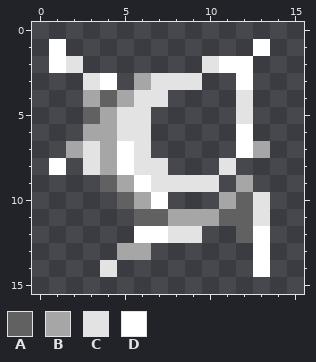
One commit to this pixel-art sprite: assets/spellvox/textures/custom/items/dyeable/atom_accent.png. That is the earlier state.
The file is 16x16 pixels. Colours within 5 levels of each other are drawn and written as one.
Palette (. is transparent): A #616161  B #a6a6a6  C #e3e3e3  D #ffffff
Pixels before, first column x 1:
 1 D...........D
 2 DC.......CDD.
 3 ..CD.BCCC..D.
 4 ..BABCC....C.
 5 ..ABCC.....C.
 6 ..BBCC.....D.
 7 .BCBDC.....DB
 8 D.CBDCC...C..
 9 ...ABDCCCC.B.
10 ....ABD...BAC
11 .....AABBBAAC
12 .....DDCC..AD
13 ....BB......D
14 ...C........D
And afterwards:
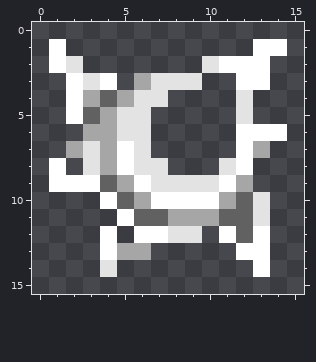
Edits made:
Changed rows in their new state; - is an unchanged pixel.
first column x 1:
 1 -------------D
 2 ------------D-
 3 -D----------D-
 4 -D------------
 5 -D------------
 6 ------------DD
 8 -----------D--
 9 DDD-------D---
10 ---D---DDD----
11 ----D---------
12 ---D------D---
13 ---D-------D--
